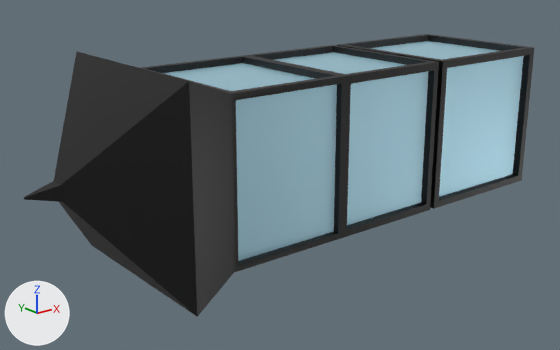
What one commit did to the FBX model Stock Rising/Assets/Objects/Miniatures/4.fbx.
Before and after are seen from a 50 mm camera at (-112.0, -69.0, 27.7) aimed at (-52.4, 5.5, -2.1). The axes (+X, +Y, +Z) are drawn at lower left. The lights are the same throughout. Where no turn or scale is listed for an object, it has been applied to the vertices.
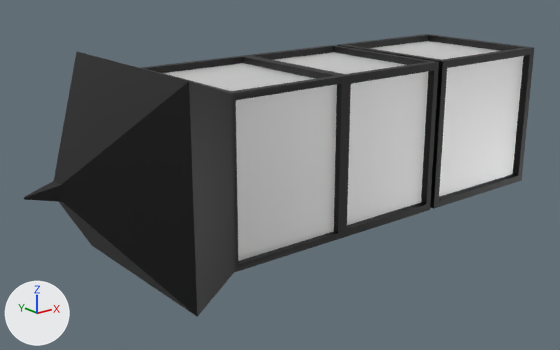
The newer file is also rescaled (x0.182), turned or shifted as a whole; pictures and numbers use the older file's frame.

Pixel boxes [x1, y1, x2, y2] of what changed, in the pictures (560 x 350 px):
'Cube.003', recoloured (cyan to white)
    both: [162, 38, 527, 264]

Diff of the bpy script that builds the scene:
```diff
--- a/Stock Rising/Assets/Objects/Miniatures/4.fbx.py
+++ b/Stock Rising/Assets/Objects/Miniatures/4.fbx.py
@@ mat_material_002 @@
 mat_material_002 = principled_material('Material.002')
-mat_material_002.base_color = (0.554, 0.866, 1.0)  # cyan #c4efff
+mat_material_002.base_color = (1.0, 1.0, 1.0)  # white #ffffff
 mat_material_002.metallic = 0.87
```
